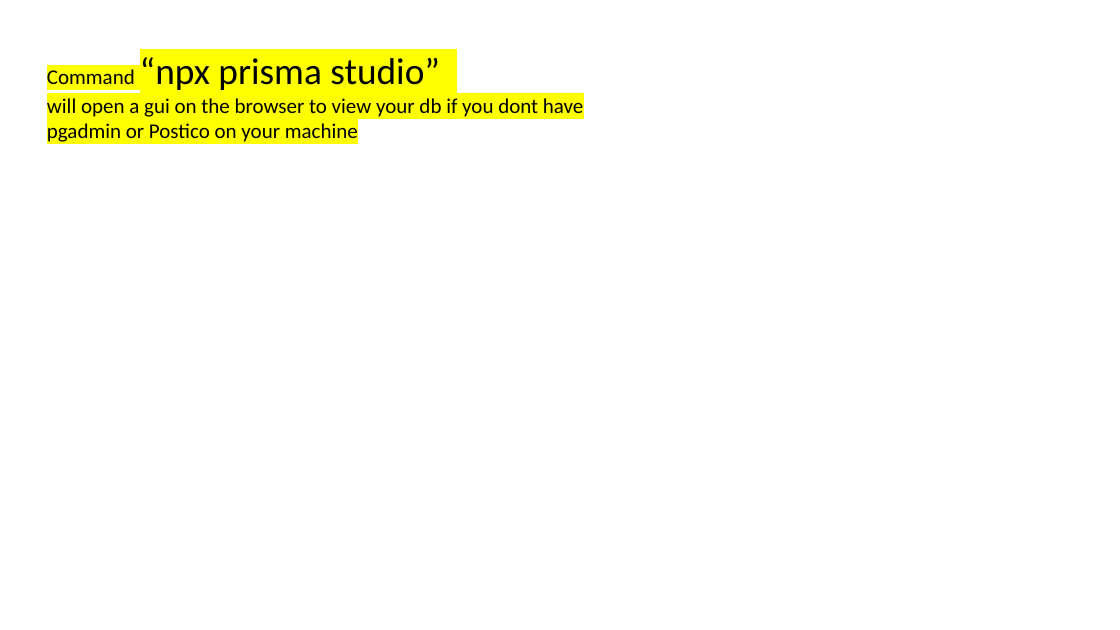
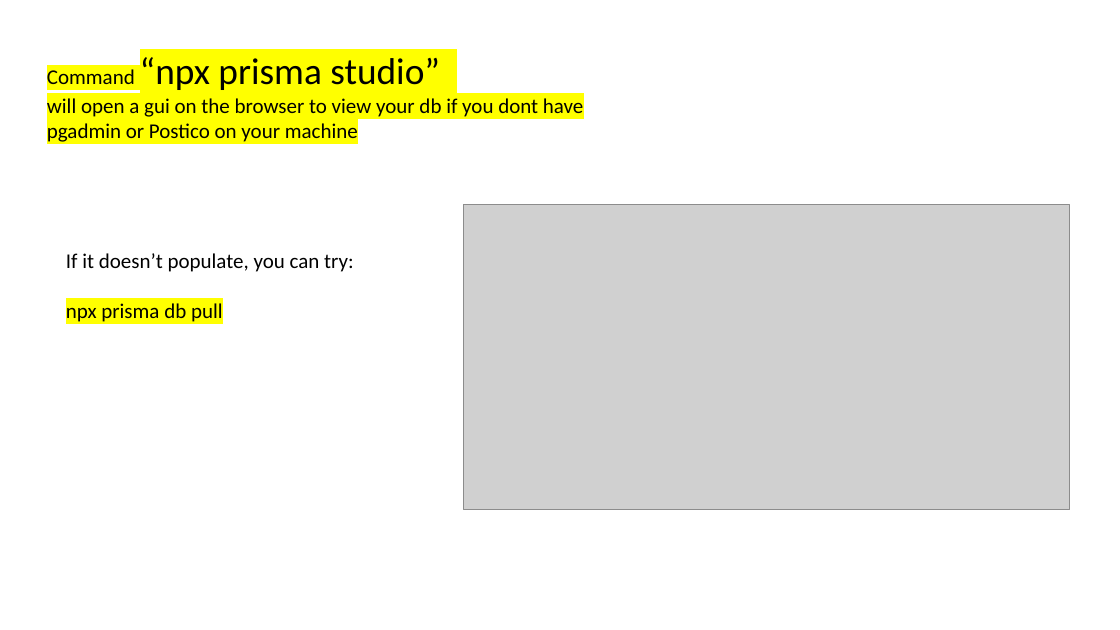
Before and after one commit to engineergrowth/Helpful-Stuff, a slide deck: slide 14 of PRISMA.pptx (slide 12 before the commit). Drawn at 1120x630 pixels with LibreOffice and Linux fonts; fonts in the diff are those of the drawing; grey boxes stand for pictures. Boxes give left, top, right and bottom in pixels: in the first picture for what was removed or moved away, otherwise in the second. Text is boxed around its words. In the diff, an @@ line names an element or a change of style, - is before the commit and + after.

```diff
--- a/PRISMA.pptx
+++ b/PRISMA.pptx
@@ picture added at bbox=[464, 205, 1070, 510] @@
@@ text added at bbox=[66, 253, 354, 322], 18 pt, text #000000 @@
+If it doesn’t populate, you can try:
+npx prisma db pull
```
Also in this commit, not shown: 11 other slides changed, 2 slides added.
